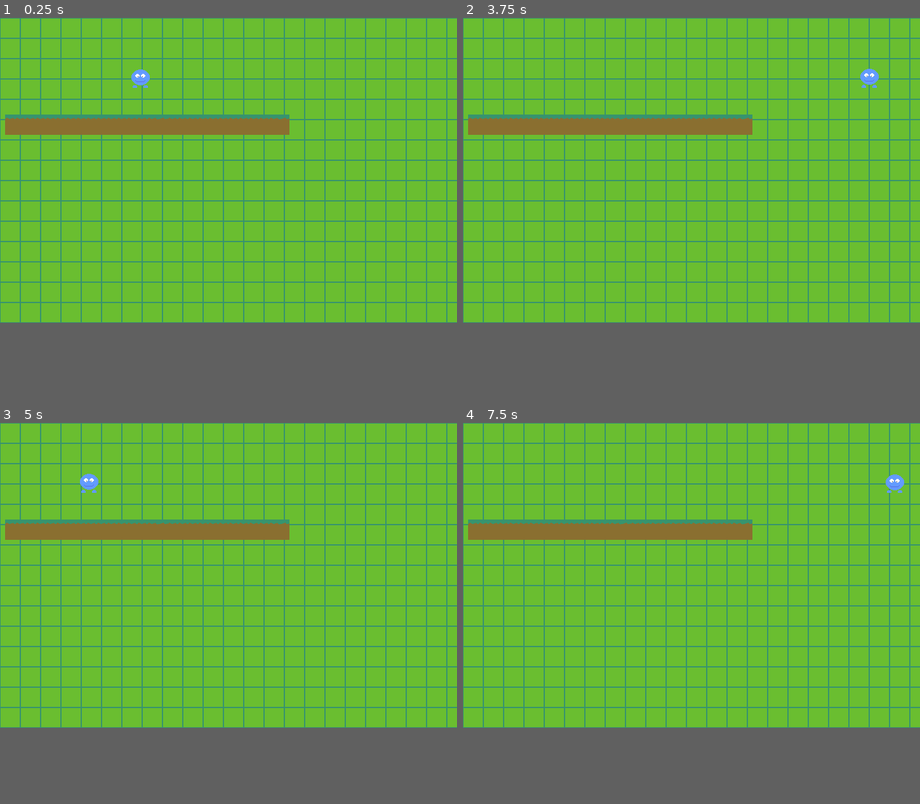
Above: before the commit, frames 1-4 (two rows, left to right).
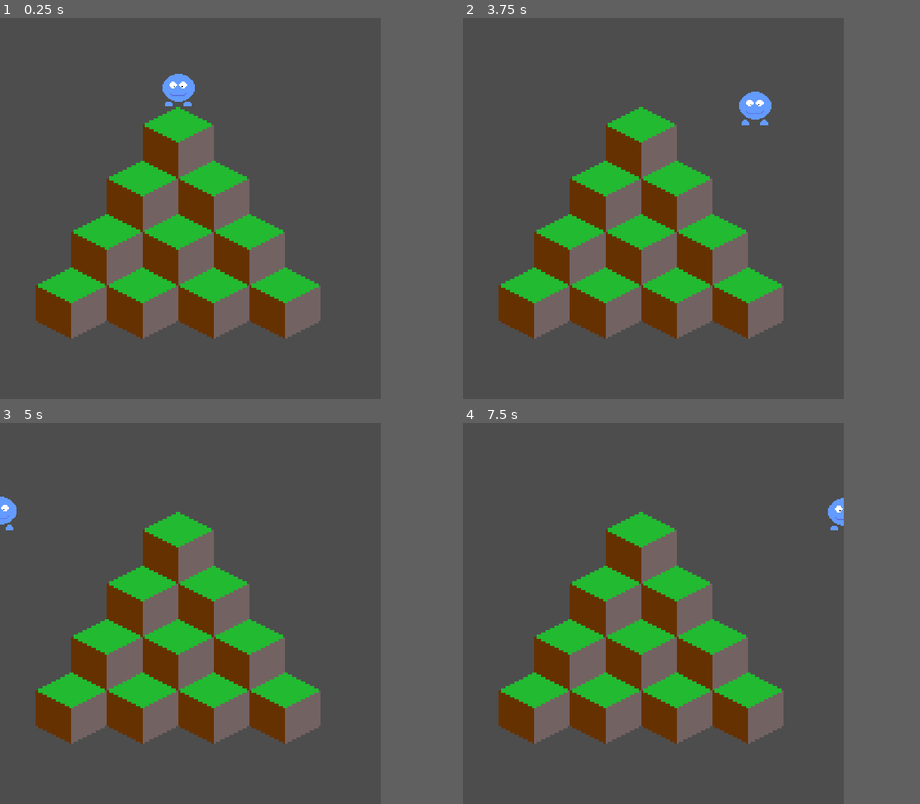
Above: after the commit, the same moments.

Repository: richchurcher/200followerchallenge
Game: Godot game, scene res://main.tscn
Same seed, same stepped clock (60 frames per second), same inputs: the game is played once before the commit and once after it.
Inputs:
- Up to frame 1 (0.25 s): no input
- Up to frame 2 (3.75 s): hold D (right) 0.53-1.28 s; hold A (left) 1.28-2.03 s; hold D (right) 2.03-3.53 s; tap Enter at 3.5 s; hold A (left) from 3.53 s (still down)
- Up to frame 3 (5 s): keep holding A (left)
- Up to frame 4 (7.5 s): tap Space at 5.75 s; release A (left) at 5.78 s; hold D (right) from 5.78 s (still down)
In our replay, the window is 720x480 before the commit and 600x600 after it. These sizes can differ from the game's own. Grey fills any space a smaller window leaves; there, only what the larger window draws over its background counts as a difference.

The runs differ from the first frame. In frame 1, 70% of the frame differs, in the area x 0-100%, y 0-85%; in frame 2, 70%; in frame 3, 70%; in frame 4, 70%.

Commit message:
Sort out initial tileset and viewport

Diff:
--- a/main.tscn
+++ b/main.tscn
@@ -1,17 +1,16 @@
-[gd_scene load_steps=7 format=3 uid="uid://dotgy3aue6umm"]
+[gd_scene load_steps=6 format=3 uid="uid://dotgy3aue6umm"]
 
-[ext_resource type="Texture2D" uid="uid://cjrhxdqhegvos" path="res://assets/base_tile.png" id="1_lk5b8"]
 [ext_resource type="PackedScene" uid="uid://bwc725wl7wopa" path="res://player.tscn" id="2_4vivr"]
 [ext_resource type="Script" path="res://player.gd" id="3_4mffv"]
-[ext_resource type="Texture2D" uid="uid://cvismdhxa1fix" path="res://assets/tileset.png" id="4_ivq0b"]
+[ext_resource type="Texture2D" uid="uid://jh6c3mgad47w" path="res://assets/qbertset.png" id="3_hdote"]
 
-[sub_resource type="TileSetAtlasSource" id="TileSetAtlasSource_p7tq8"]
-texture = ExtResource("4_ivq0b")
+[sub_resource type="TileSetAtlasSource" id="TileSetAtlasSource_rli8x"]
+texture = ExtResource("3_hdote")
 texture_region_size = Vector2i(32, 32)
 0:0/0 = 0
 0:0/0/physics_layer_0/linear_velocity = Vector2(0, 0)
 0:0/0/physics_layer_0/angular_velocity = 0.0
-0:0/0/physics_layer_0/polygon_0/points = PackedVector2Array(-8, -8, 8, -8, 8, 8, -8, 8)
+0:0/0/physics_layer_0/polygon_0/points = PackedVector2Array(-8, -8, 8, -8, 7.875, 8.25, -8, 8)
 1:0/0 = 0
 1:0/0/physics_layer_0/linear_velocity = Vector2(0, 0)
 1:0/0/physics_layer_0/angular_velocity = 0.0
@@ -23,24 +22,25 @@
 1:1/0/physics_layer_0/angular_velocity = 0.0
 
 [sub_resource type="TileSet" id="TileSet_whqsi"]
+tile_shape = 1
+tile_size = Vector2i(32, 16)
 physics_layer_0/collision_layer = 1
-sources/0 = SubResource("TileSetAtlasSource_p7tq8")
+sources/1 = SubResource("TileSetAtlasSource_rli8x")
 
 [node name="main" type="Node"]
 
-[node name="TextureRect" type="TextureRect" parent="."]
-texture_filter = 1
-custom_minimum_size = Vector2(720, 480)
-offset_right = 40.0
-offset_bottom = 40.0
-texture = ExtResource("1_lk5b8")
-stretch_mode = 1
-
 [node name="Player" parent="." instance=ExtResource("2_4vivr")]
-position = Vector2(221, 94)
+z_index = 1
+position = Vector2(160, 35)
 script = ExtResource("3_4mffv")
 
 [node name="TileMap" type="TileMap" parent="."]
+y_sort_enabled = true
+texture_filter = 1
+scale = Vector2(2, 2)
 tile_set = SubResource("TileSet_whqsi")
 format = 2
-layer_0/tile_data = PackedInt32Array(655361, 0, 0, 655362, 0, 0, 655363, 0, 0, 655364, 0, 0, 655365, 0, 0, 655366, 0, 0, 655367, 0, 0, 655368, 0, 0, 655369, 0, 0, 655370, 0, 0, 655371, 0, 0, 655372, 0, 0, 655373, 0, 0, 655374, 0, 0, 655375, 0, 0, 655376, 0, 0, 655377, 0, 0, 655378, 0, 0, 655379, 0, 0, 655380, 0, 0, 655381, 0, 0, 655382, 0, 0, 655383, 0, 0, 655384, 0, 0, 655385, 0, 0, 655386, 0, 0, 655387, 0, 0)
+layer_0/y_sort_enabled = true
+layer_0/tile_data = PackedInt32Array(983040, 1, 0, 589825, 1, 0, 786433, 1, 0, 983041, 1, 0, 393218, 1, 0, 589826, 1, 0, 786434, 1, 0, 983042, 1, 0, 786435, 1, 0, 983043, 1, 0)
+
+[connection signal="body_entered" from="Player" to="Player" method="_on_body_entered"]
--- a/player.gd
+++ b/player.gd
@@ -1,9 +1,11 @@
-extends Area2D
+extends RigidBody2D
+signal hit
 
 @export var speed = 400
 var screen_size
 
 func _ready():
+	# hide()
 	screen_size = get_viewport_rect().size
 	$AnimatedSprite2D.play()
 
@@ -23,3 +25,16 @@
 
 	position += velocity * delta
 	position = position.clamp(Vector2.ZERO, screen_size)
+
+
+func _on_body_entered(body):
+	hide()
+	hit.emit()
+	# Must be deferred as we can't change physics properties on a physics callback.
+	$CollisionShape2D.set_deferred("disabled", true)
+
+
+func start(pos):
+	position = pos
+	show()
+	$CollisionShape2D.disabled = false
--- a/player.tscn
+++ b/player.tscn
@@ -25,10 +25,11 @@
 }]
 
 [sub_resource type="CapsuleShape2D" id="CapsuleShape2D_b6s6i"]
-radius = 15.0
-height = 32.0
+radius = 8.0
+height = 16.0
 
-[node name="Player" type="Area2D"]
+[node name="Player" type="RigidBody2D"]
+lock_rotation = true
 metadata/_edit_group_ = true
 
 [node name="AnimatedSprite2D" type="AnimatedSprite2D" parent="."]
@@ -37,4 +38,6 @@
 animation = &"idle"
 
 [node name="CollisionShape2D" type="CollisionShape2D" parent="."]
+y_sort_enabled = true
+scale = Vector2(2, 2)
 shape = SubResource("CapsuleShape2D_b6s6i")
--- a/project.godot
+++ b/project.godot
@@ -17,9 +17,11 @@
 
 [display]
 
-window/size/viewport_width=720
-window/size/viewport_height=480
+window/size/viewport_width=600
+window/size/viewport_height=600
 window/stretch/mode="canvas_items"
+window/stretch/scale=1.75
+window/vsync/vsync_mode=0
 
 [dotnet]
 
Binary file added: assets/qbertset.aseprite
Binary file added: assets/qbertset.png
Not shown, added: assets/qbertset.png.import
